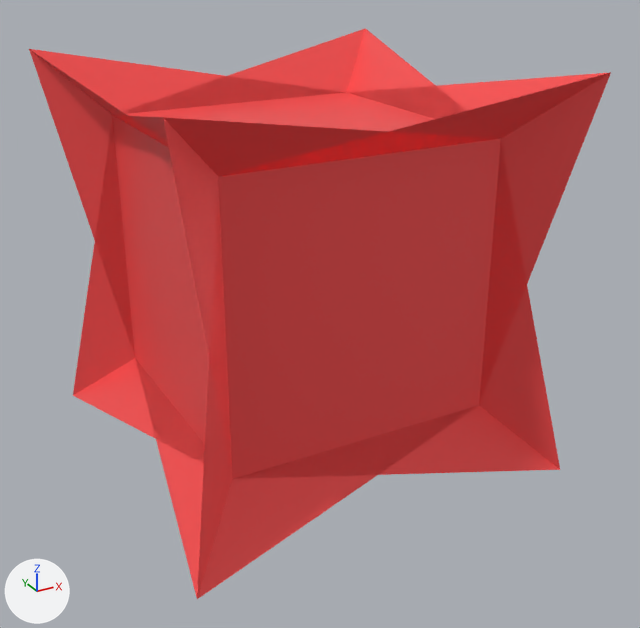
One commit to the glTF model assets/powerup_bomb.glb: the scene before it, then after it.
Rendered twice from a 50 mm camera at (-0.929, -1.806, 0.749) aimed at (0.024, -0.072, -0.118). Every picture has the same lights, and +X, +Y and +Z are marked at lower left. The first picture is the older version. Vertices at exactly the same position are counted once.

The first picture shows 'VR_PU_Bomb'.
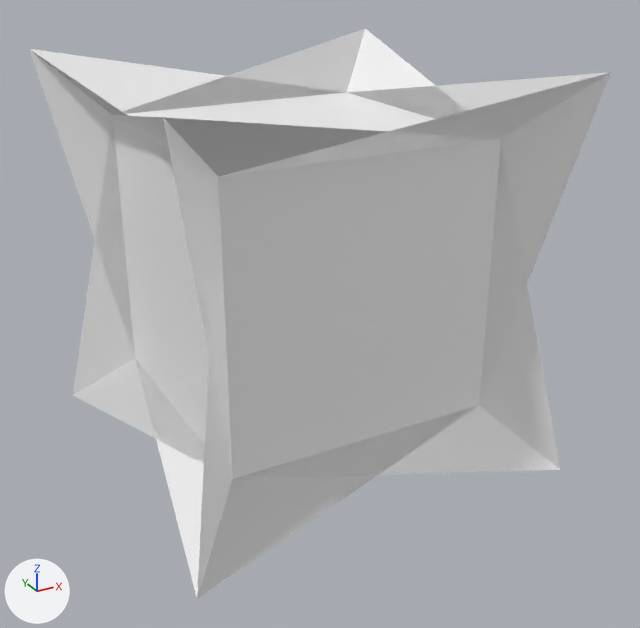
Pixel boxes [x1, y1, x2, y2] of what changed, in the pictures (640 x 628 px):
'VR_PU_Bomb', recoloured (lighter)
    both: [29, 28, 611, 599]

The change, as a diff of the scene's bpy script:
```diff
--- a/assets/powerup_bomb.glb.py
+++ b/assets/powerup_bomb.glb.py
@@ mat_vr_pu_bomb @@
 n0 = _N.new('ShaderNodeBsdfPrincipled'); n0.name = 'Principled BSDF'
-n0.inputs[0].default_value = (1.0, 0.0844, 0.0844, 1.0)  # 'Base Color', red #ff5252
 n0.inputs[1].default_value = 0.2  # 'Metallic'
@@ mat_vr_pu_bomb @@
 n1 = _N.new('ShaderNodeOutputMaterial'); n1.name = 'Material Output'
+n2 = _N.new('ShaderNodeVertexColor'); n2.name = 'Color Attribute'
 _L.new(n0.outputs[0], n1.inputs[0])  # 'BSDF' to 'Surface'
+_L.new(n2.outputs[0], n0.inputs[0])  # 'Color' to 'Base Color'
@@ me_vr_pu_bomb @@
 me_vr_pu_bomb.from_pydata(...)  # 16 vertices, 36 faces; spans x -0.475..0.475, y -0.475..0.475, z -0.475..0.475
 # used by ob_vr_pu_bomb; location = (0.0, 0.0, 0.0)
+# me_vr_pu_bomb part 1: vertex colours changed
 me_vr_pu_bomb.materials.append(mat_vr_pu_bomb)
```
